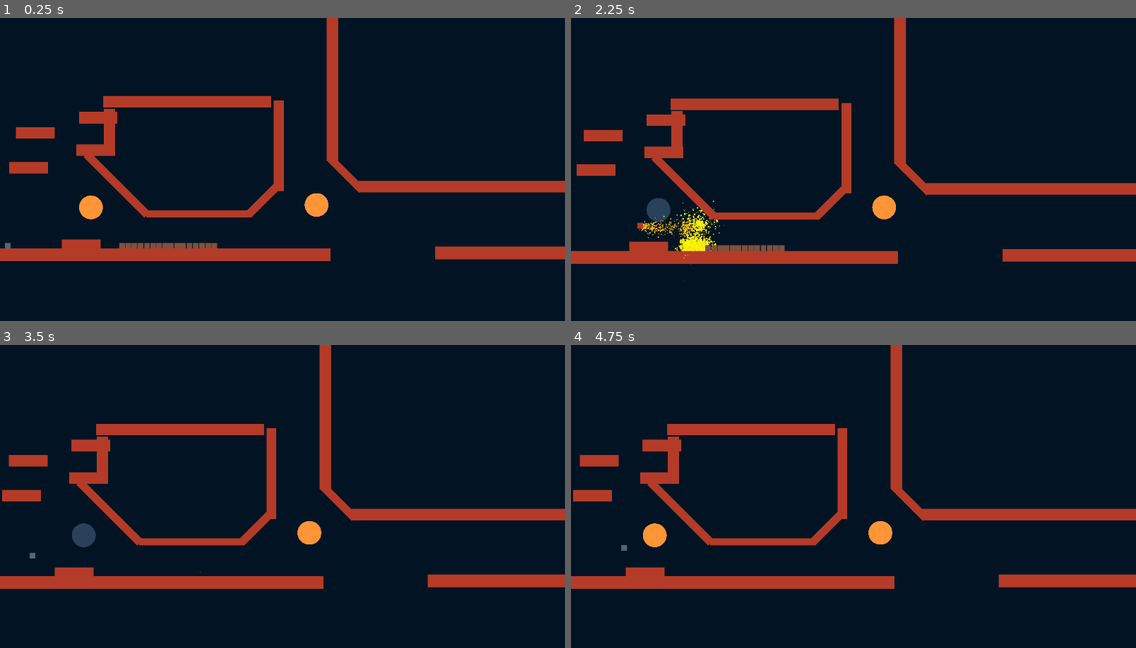
Above: before the commit, frames 1-4 (two rows, left to right).
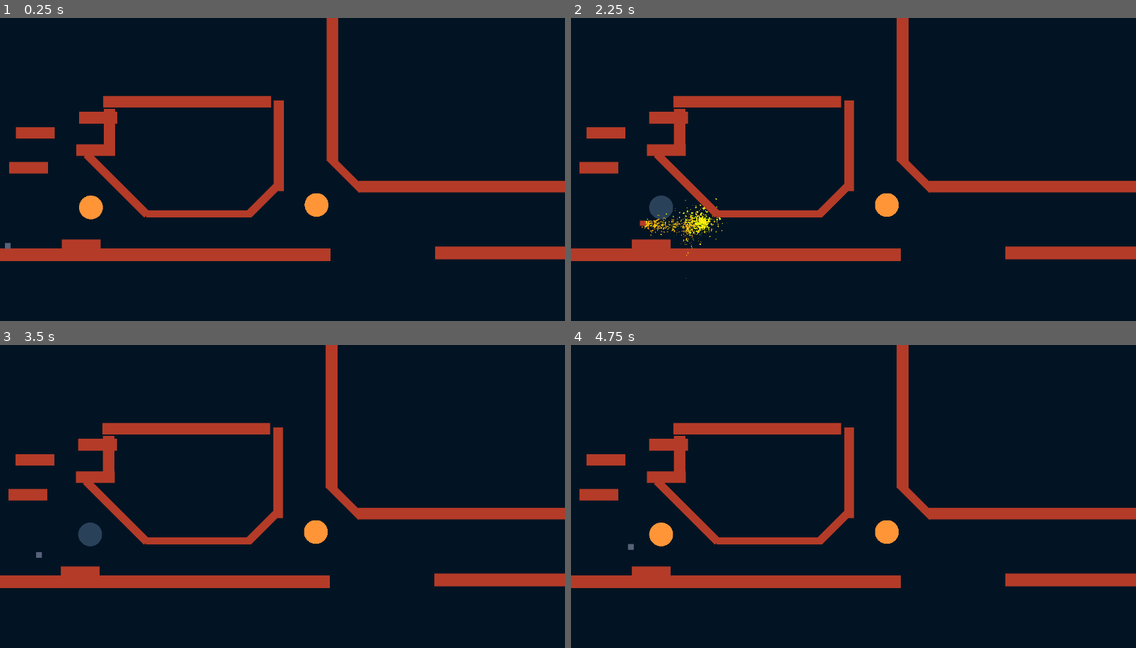
Above: after the commit, the same moments.

Repository: Someoneyeeting/Rise-From-the-Ashes
Game: Godot game, scene res://node_2d.tscn
Two runs of this game, one before a commit and one after it. Both use one fixed random seed, a clock stepped at 60 frames per second and the inputs below.
Inputs:
- Up to frame 1 (0.25 s): no input
- Up to frame 2 (2.25 s): tap Enter at 0.5 s; hold Shift (dash) 0.53-1.28 s; hold D (right) 0.53-2.03 s; tap Space (jump) at 0.77, 1.25, 1.52 s; tap Shift (dash) at 1.35 s; hold A (left) from 2.03 s (still down); hold Shift (dash) from 2.03 s (still down)
- Up to frame 3 (3.5 s): release A (left) at 2.78 s; release Shift (dash) at 2.78 s; hold D (right) from 2.78 s (still down); tap Shift (dash) at 2.85 s; tap Space (jump) at 3.02 s
- Up to frame 4 (4.75 s): hold Shift (dash) 3.53-4.28 s; tap Space (jump) at 3.77, 4.52 s; tap Enter at 4.25 s; release D (right) at 4.28 s; hold A (left) from 4.28 s (still down); tap Shift (dash) at 4.35 s

The runs differ from the first frame. In frame 1, 0.3% of the frame differs, in the area x 21-39%, y 74-77%; in frame 2, 6.3%, in the area x 0-100%, y 0-87%; in frame 3, 5.3%; in frame 4, 5.3%.

Commit message:
barrel level

Diff:
--- a/barrel.gd
+++ b/barrel.gd
@@ -22,8 +22,19 @@
 	explode()
 
 
+func _check_ray(body):
+	var state = get_world_2d().direct_space_state
+	var param = PhysicsRayQueryParameters2D.new()
+	param.from = global_position
+	param.to = body.global_position
+	param.exclude = [self,body]
+	var col = state.intersect_ray(param)
+
+	if(col.is_empty()):
+		return true
+	return false
+
 func explode():
-
 	CameraHandler.shake()
 	for i in $Area2D.get_overlapping_bodies():
 		if(i.is_in_group("fire")):
--- a/barrel.tscn
+++ b/barrel.tscn
@@ -14,6 +14,7 @@
 shape = SubResource("RectangleShape2D_0dsts")
 
 [node name="Area2D" type="Area2D" parent="."]
+visible = false
 
 [node name="CollisionShape2D" type="CollisionShape2D" parent="Area2D"]
 shape = SubResource("CircleShape2D_38j83")
--- /dev/null
+++ b/chain.tscn
@@ -0,0 +1,119 @@
+[gd_scene load_steps=7 format=3 uid="uid://dbe6ketj12peq"]
+
+[ext_resource type="PackedScene" uid="uid://cqhqcmlysjg7f" path="res://camera_2d.tscn" id="1_g8xro"]
+[ext_resource type="PackedScene" uid="uid://7bloetcae2wd" path="res://wall.tscn" id="1_rmwk7"]
+[ext_resource type="PackedScene" uid="uid://bngwplhy6ptwg" path="res://barrel.tscn" id="2_ce6xe"]
+[ext_resource type="PackedScene" uid="uid://xl2c3slxjx3o" path="res://fire.tscn" id="3_tppby"]
+[ext_resource type="PackedScene" uid="uid://c5fcsyr0qilmn" path="res://player.tscn" id="4_2286s"]
+[ext_resource type="PackedScene" uid="uid://pc5wtqu8b405" path="res://dashorb.tscn" id="5_vsfxi"]
+
+[node name="Node2D" type="Node2D"]
+
+[node name="Camera2D" parent="." instance=ExtResource("1_g8xro")]
+position = Vector2(0, -130.167)
+
+[node name="wall" parent="." instance=ExtResource("1_rmwk7")]
+position = Vector2(117.519, 655.241)
+scale = Vector2(46.4487, 10.2461)
+
+[node name="wall4" parent="." instance=ExtResource("1_rmwk7")]
+position = Vector2(1594.51, 655.241)
+scale = Vector2(46.4487, 10.2461)
+
+[node name="wall2" parent="." instance=ExtResource("1_rmwk7")]
+position = Vector2(412.215, 382.181)
+rotation = 1.5708
+scale = Vector2(15, 8.7)
+
+[node name="wall3" parent="." instance=ExtResource("1_rmwk7")]
+position = Vector2(550.557, 403.757)
+rotation = 1.5708
+scale = Vector2(17.2251, 3.09443)
+
+[node name="barrel" parent="." instance=ExtResource("2_ce6xe")]
+position = Vector2(333.99, 542.653)
+
+[node name="barrel2" parent="." instance=ExtResource("2_ce6xe")]
+position = Vector2(353.822, 542.653)
+
+[node name="barrel3" parent="." instance=ExtResource("2_ce6xe")]
+position = Vector2(373.104, 542.653)
+
+[node name="barrel4" parent="." instance=ExtResource("2_ce6xe")]
+position = Vector2(392.937, 542.653)
+
+[node name="barrel5" parent="." instance=ExtResource("2_ce6xe")]
+position = Vector2(412.039, 542.653)
+
+[node name="barrel6" parent="." instance=ExtResource("2_ce6xe")]
+position = Vector2(431.872, 542.653)
+
+[node name="barrel7" parent="." instance=ExtResource("2_ce6xe")]
+position = Vector2(451.154, 542.653)
+
+[node name="barrel8" parent="." instance=ExtResource("2_ce6xe")]
+position = Vector2(469.987, 542.653)
+
+[node name="barrel9" parent="." instance=ExtResource("2_ce6xe")]
+position = Vector2(489.887, 542.653)
+
+[node name="barrel10" parent="." instance=ExtResource("2_ce6xe")]
+position = Vector2(509.72, 542.653)
+
+[node name="barrel11" parent="." instance=ExtResource("2_ce6xe")]
+position = Vector2(509.72, 522.424)
+
+[node name="barrel12" parent="." instance=ExtResource("2_ce6xe")]
+position = Vector2(509.72, 502.449)
+
+[node name="barrel13" parent="." instance=ExtResource("2_ce6xe")]
+position = Vector2(509.72, 482.22)
+
+[node name="barrel14" parent="." instance=ExtResource("2_ce6xe")]
+position = Vector2(509.72, 462.653)
+
+[node name="barrel15" parent="." instance=ExtResource("2_ce6xe")]
+position = Vector2(509.72, 442.424)
+
+[node name="barrel16" parent="." instance=ExtResource("2_ce6xe")]
+position = Vector2(509.72, 422.449)
+
+[node name="barrel17" parent="." instance=ExtResource("2_ce6xe")]
+position = Vector2(509.72, 402.22)
+
+[node name="barrel18" parent="." instance=ExtResource("2_ce6xe")]
+position = Vector2(509.72, 381.449)
+
+[node name="barrel19" parent="." instance=ExtResource("2_ce6xe")]
+position = Vector2(509.72, 361.22)
+
+[node name="barrel20" parent="." instance=ExtResource("2_ce6xe")]
+position = Vector2(509.72, 341.653)
+
+[node name="barrel21" parent="." instance=ExtResource("2_ce6xe")]
+position = Vector2(509.72, 321.424)
+
+[node name="barrel22" parent="." instance=ExtResource("2_ce6xe")]
+position = Vector2(509.72, 301.449)
+
+[node name="barrel23" parent="." instance=ExtResource("2_ce6xe")]
+position = Vector2(509.72, 281.22)
+
+[node name="barrel24" parent="." instance=ExtResource("2_ce6xe")]
+position = Vector2(509.72, 261.424)
+
+[node name="barrel25" parent="." instance=ExtResource("2_ce6xe")]
+position = Vector2(509.72, 241.449)
+
+[node name="Fire" parent="." instance=ExtResource("3_tppby")]
+position = Vector2(544.747, 228.433)
+on_fire = false
+
+[node name="player" parent="." instance=ExtResource("4_2286s")]
+position = Vector2(51.0876, 528.424)
+
+[node name="Dashorb" parent="." instance=ExtResource("5_vsfxi")]
+position = Vector2(272.939, 431.1)
+
+[node name="Dashorb2" parent="." instance=ExtResource("5_vsfxi")]
+position = Vector2(789.493, 61.0703)
--- a/node_2d.tscn
+++ b/node_2d.tscn
@@ -1,9 +1,8 @@
-[gd_scene load_steps=6 format=3 uid="uid://ccpwej3kwaens"]
+[gd_scene load_steps=5 format=3 uid="uid://ccpwej3kwaens"]
 
 [ext_resource type="PackedScene" uid="uid://7bloetcae2wd" path="res://wall.tscn" id="1_jj2wg"]
 [ext_resource type="PackedScene" uid="uid://c5fcsyr0qilmn" path="res://player.tscn" id="1_yaku2"]
 [ext_resource type="PackedScene" uid="uid://cqhqcmlysjg7f" path="res://camera_2d.tscn" id="4_tqfo8"]
-[ext_resource type="PackedScene" uid="uid://bngwplhy6ptwg" path="res://barrel.tscn" id="5_5b70l"]
 [ext_resource type="PackedScene" uid="uid://pc5wtqu8b405" path="res://dashorb.tscn" id="5_qi64t"]
 
 [node name="Node2D" type="Node2D"]
@@ -93,51 +92,3 @@
 
 [node name="Dashorb2" parent="." instance=ExtResource("5_qi64t")]
 position = Vector2(1120.6, 663.241)
-
-[node name="barrel" parent="." instance=ExtResource("5_5b70l")]
-position = Vector2(432.255, 803.106)
-
-[node name="barrel2" parent="." instance=ExtResource("5_5b70l")]
-position = Vector2(454.255, 803.106)
-
-[node name="barrel3" parent="." instance=ExtResource("5_5b70l")]
-position = Vector2(475.255, 803.106)
-
-[node name="barrel4" parent="." instance=ExtResource("5_5b70l")]
-position = Vector2(497.255, 803.106)
-
-[node name="barrel5" parent="." instance=ExtResource("5_5b70l")]
-position = Vector2(520.255, 803.106)
-
-[node name="barrel6" parent="." instance=ExtResource("5_5b70l")]
-position = Vector2(542.255, 803.106)
-
-[node name="barrel7" parent="." instance=ExtResource("5_5b70l")]
-position = Vector2(563.255, 803.106)
-
-[node name="barrel8" parent="." instance=ExtResource("5_5b70l")]
-position = Vector2(585.255, 803.106)
-
-[node name="barrel9" parent="." instance=ExtResource("5_5b70l")]
-position = Vector2(605.255, 803.106)
-
-[node name="barrel10" parent="." instance=ExtResource("5_5b70l")]
-position = Vector2(627.255, 803.106)
-
-[node name="barrel11" parent="." instance=ExtResource("5_5b70l")]
-position = Vector2(648.255, 803.106)
-
-[node name="barrel12" parent="." instance=ExtResource("5_5b70l")]
-position = Vector2(670.255, 803.106)
-
-[node name="barrel13" parent="." instance=ExtResource("5_5b70l")]
-position = Vector2(693.255, 803.106)
-
-[node name="barrel14" parent="." instance=ExtResource("5_5b70l")]
-position = Vector2(715.255, 803.106)
-
-[node name="barrel15" parent="." instance=ExtResource("5_5b70l")]
-position = Vector2(736.255, 803.106)
-
-[node name="barrel16" parent="." instance=ExtResource("5_5b70l")]
-position = Vector2(758.255, 803.106)
